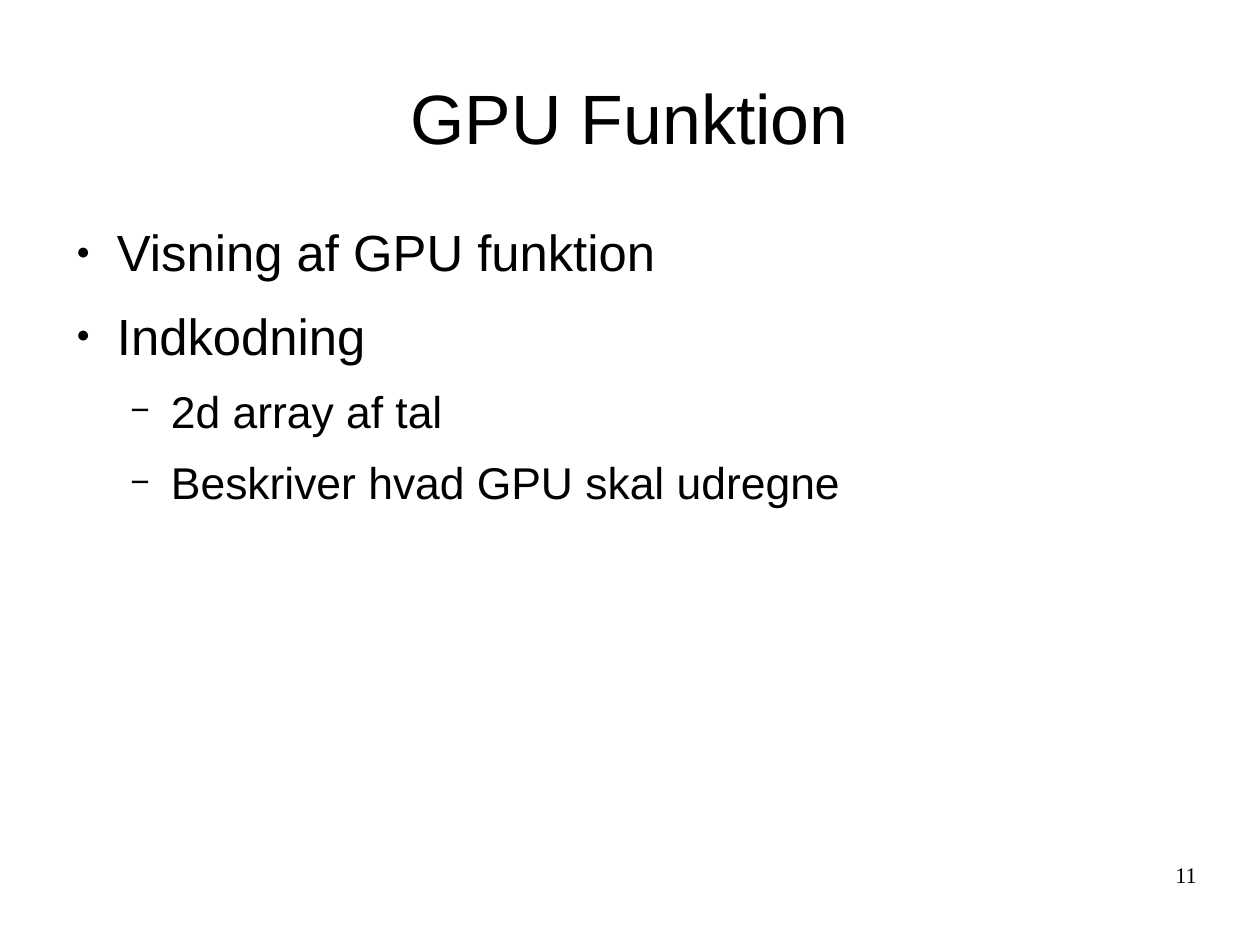
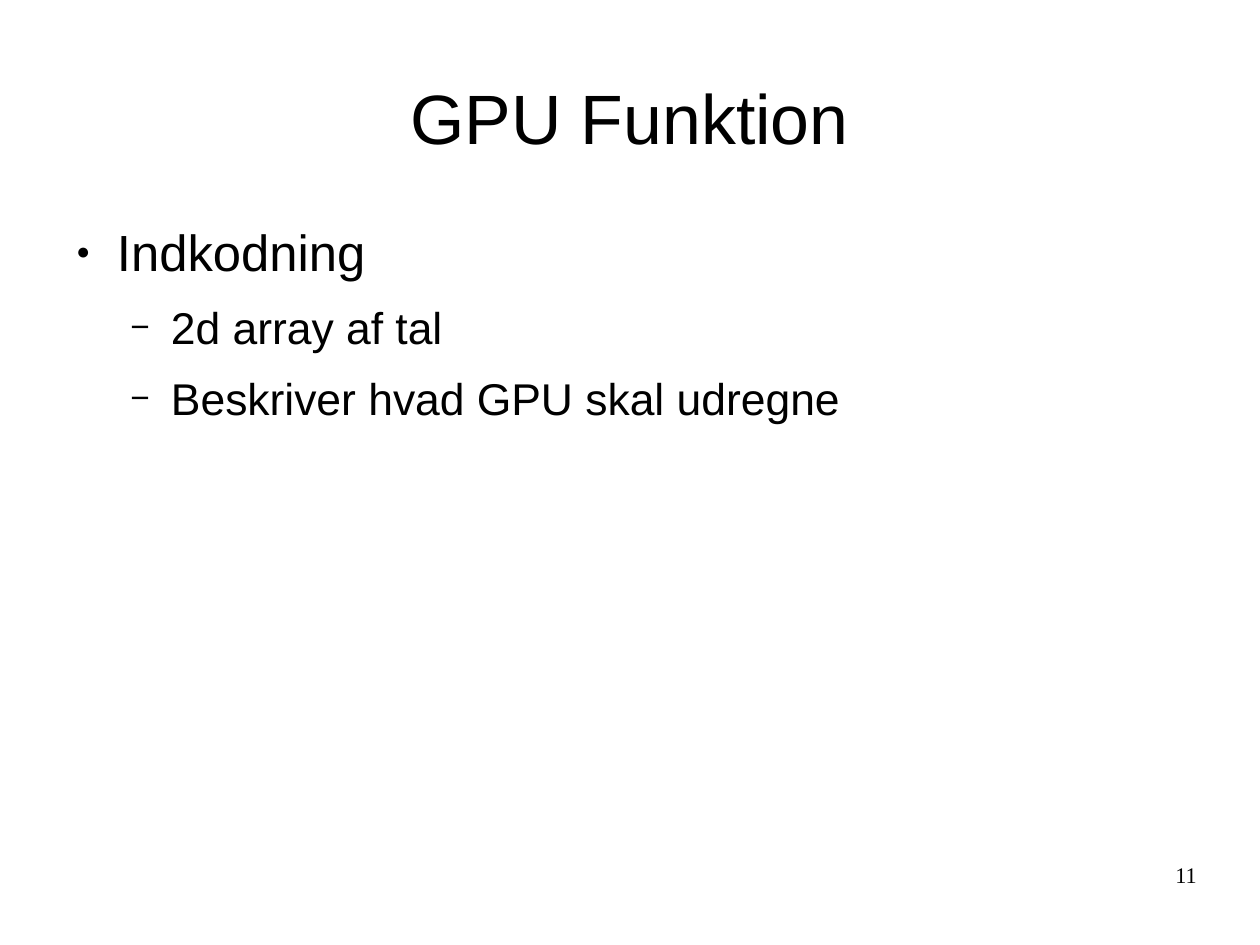
Before and after one commit to Dugin13/P10, a slide deck: slide 11 of docs/præsentation P10.odp. Drawn at 1260x945 pixels with LibreOffice and Linux fonts; fonts in the diff are those of the drawing. Boxes give left, top, right and bottom in pixels: in the first picture for what was removed or moved away, otherwise in the second. Text is boxed around its words. In the diff, an @@ line names an element or a change of style, - is before the commit and + after.

Commit message:
chance again

```diff
--- a/docs/præsentation P10.odp
+++ b/docs/præsentation P10.odp
@@ text at [117, 234, 655, 282]: paragraph removed @@
-● Visning af GPU funktion
```
